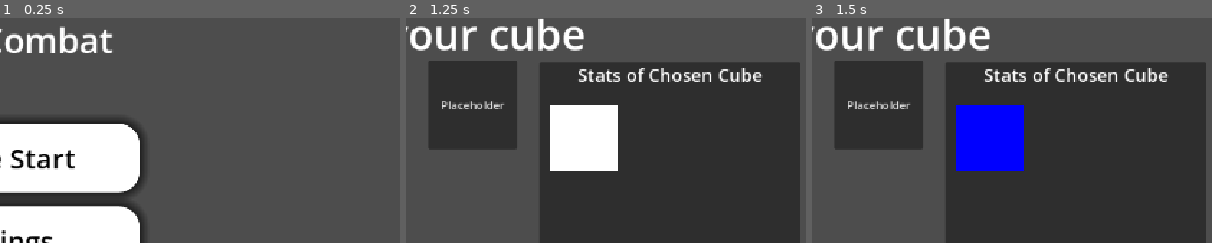
Above: before the commit, frames 1-3 (left to right).
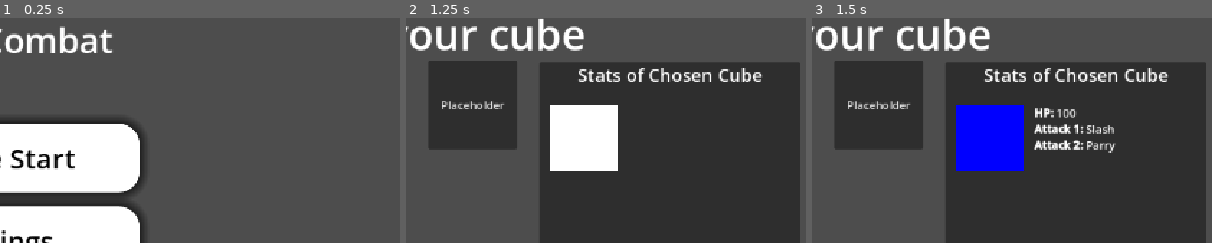
Above: after the commit, the same moments.

Repository: fkm-X3/Games-lib
Game: Godot game, scene res://main_menu.tscn
Same seed, same stepped clock (60 frames per second), same inputs: the game is played once before the commit and once after it.
Inputs (mouse positions are % of the whole screen's width and height, from its top left):
- Up to frame 1 (0.25 s): no input
- Up to frame 2 (1.25 s): click "Game Start" at 0.5 s
- Up to frame 3 (1.5 s): click (8, 20) at 1.25 s
The pictures show only the part of the screen within x 50-100%, y 0-50%; the shares and areas given below are measured in that part.

Frames 1-2 are identical in both runs. In frame 3, 1.4% of the frame differs, in the area x 55-76%, y 40-60%.

Commit message:
Feat: Showcase for the cubes

Diff:
--- a/Cube-Combat/menu's/cube select.tscn
+++ b/Cube-Combat/menu's/cube select.tscn
@@ -133,6 +133,7 @@
 offset_top = 61.0
 offset_right = 360.0
 offset_bottom = 317.0
+bbcode_enabled = true
 
 [node name="Proceed_to_game" type="Button" parent="Panel" unique_id=1471700802]
 layout_mode = 1
--- a/Cube-Combat/menu's/cube_select.gd
+++ b/Cube-Combat/menu's/cube_select.gd
@@ -6,9 +6,10 @@
 var cube_stat_attack1 = "placeholder"
 var cube_stat_attack2 = "placeholder"
 
-# Where the ColorReact and Lable are
+# Where the UI nodes are
 @onready var lable: Label = $Lable
 @onready var color_rect: ColorRect = $ColorRect
+@onready var rich_text_label: RichTextLabel = $RichTextLabel
 
 func _on_sword_master_pressed() -> void:
 	# Setting variables for Sword master
@@ -21,6 +22,9 @@
 
 func view_stats():
 	if cube_selected == 1:
+		# Showcase RichTextLabel
+		rich_text_label.text = "[b]HP:[/b] %d\n[b]Attack 1:[/b] %s\n[b]Attack 2:[/b] %s" % [cube_stat_HP, cube_stat_attack1, cube_stat_attack2]
+
 		# Placeholder debug prints
 		print("Cube was selected")
 		print(cube_stat_HP)
